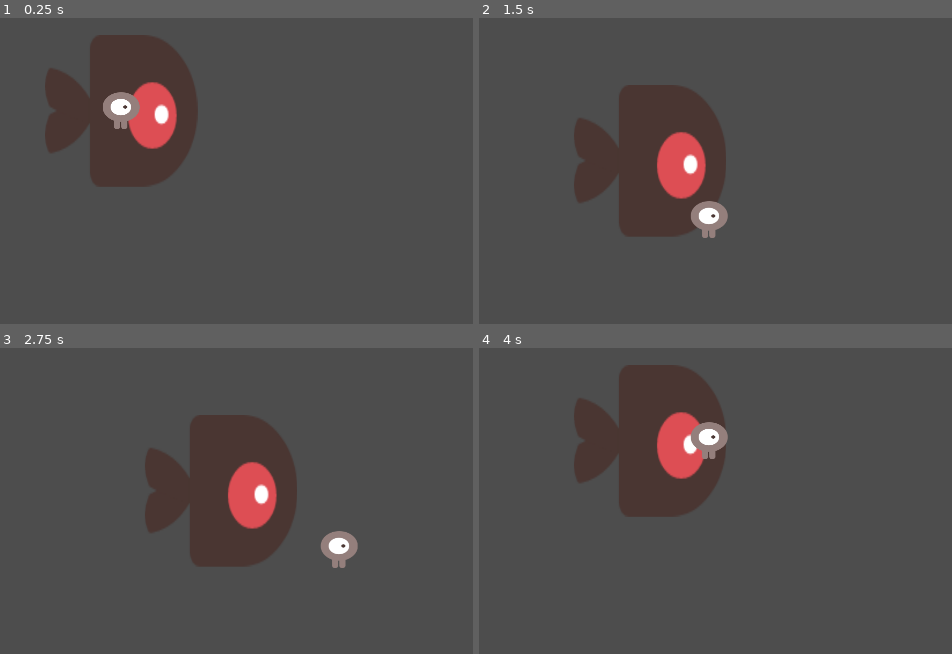
Above: before the commit, frames 1-4 (two rows, left to right).
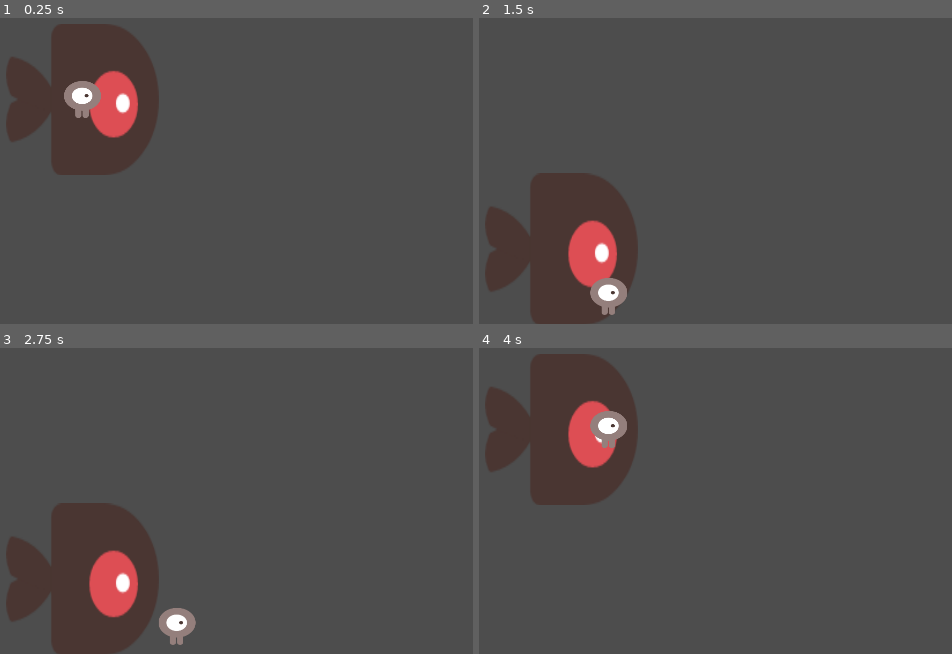
Above: after the commit, the same moments.

Repository: carlbleick/la-calori
Game: Godot game, scene res://Scenes/main.tscn
Same seed, same stepped clock (60 frames per second), same inputs: the game is played once before the commit and once after it.
Inputs:
- Up to frame 1 (0.25 s): no input
- Up to frame 2 (1.5 s): tap Enter at 0.5 s; hold D (right) 0.53-1.28 s; tap Space at 1.25 s; hold S (down) from 1.28 s (still down)
- Up to frame 3 (2.75 s): tap Enter at 2 s; release S (down) at 2.03 s; hold D (right) from 2.03 s (still down)
- Up to frame 4 (4 s): tap Space at 2.75 s; release D (right) at 2.78 s; hold W (up) 2.78-3.53 s; tap Enter at 3.5 s; hold A (left) from 3.53 s (still down)

The runs differ from the first frame. In frame 1, 11% of the frame differs, in the area x 1-42%, y 1-55%; in frame 2, 22%; in frame 3, 24%, in the area x 1-76%, y 21-100%; in frame 4, 19%.

Commit message:
fix lane and tile size

Diff:
--- a/Scenes/Tacocat.gd
+++ b/Scenes/Tacocat.gd
@@ -1,22 +1,29 @@
 extends Area2D
 
+
+var line_size = 360
 var tile_size = 120
 var inputs = {"right": Vector2.RIGHT,
 			"left": Vector2.LEFT,
 			"up": Vector2.UP,
 			"down": Vector2.DOWN}
 @onready var ray = $RayCast2D
-@export var sprite: Sprite2D
-@export var parentNode: Node2D
+@export var taco_truck: Node2D
+@export var taco_truck_sprite: Sprite2D
 
-# Called when the node enters the scene tree for the first time.
+func updateSizes():
+	line_size = get_viewport().get_size().y / 3
+	tile_size = taco_truck_sprite.texture.get_height() / 3
+
+func resize():
+	updateSizes();
+
 func _ready():
-	#tile_size = sprite.texture.get_size() / 2
-	#position = position.snapped(Vector2.ONE * tile_size)
-	#position += Vector2.ONE * tile_size/2
-	print(tile_size)
-	parentNode.position = position.snapped(Vector2.ONE * tile_size)
-	parentNode.position += Vector2.ONE * tile_size/2
+	get_tree().get_root().size_changed.connect(resize)
+	updateSizes();
+	taco_truck.position = taco_truck.position.snapped(Vector2.ONE * line_size)
+	taco_truck.position += Vector2.ONE * line_size/2
+	pass
 
 func _unhandled_input(event):
 	for dir in inputs.keys():
@@ -27,5 +34,6 @@
 	ray.target_position = inputs[dir] * tile_size
 	ray.force_raycast_update()
 	if !ray.is_colliding():
-		position += inputs[dir] * tile_size / 3
-		parentNode.position += inputs[dir] * tile_size
+		position += inputs[dir] * tile_size
+		if dir == "up" || dir == "down":
+			taco_truck.position += inputs[dir] * line_size
--- a/Scenes/Tacocat.tscn
+++ b/Scenes/Tacocat.tscn
@@ -6,9 +6,8 @@
 [sub_resource type="RectangleShape2D" id="RectangleShape2D_0ynmh"]
 size = Vector2(228, 230)
 
-[node name="Tacocat" type="Area2D" node_paths=PackedStringArray("sprite")]
+[node name="Tacocat" type="Area2D"]
 script = ExtResource("1_7fb5l")
-sprite = NodePath("Sprite2D")
 
 [node name="CollisionShape2D" type="CollisionShape2D" parent="."]
 shape = SubResource("RectangleShape2D_0ynmh")
--- /dev/null
+++ b/Scenes/Tacotruck.gd
@@ -0,0 +1,4 @@
+extends Area2D
+
+func _ready():
+	position = get_viewport_rect().size/2
--- a/Scenes/Tacotruck.tscn
+++ b/Scenes/Tacotruck.tscn
@@ -1,5 +1,6 @@
-[gd_scene load_steps=4 format=3 uid="uid://dgauqn0jkrse4"]
+[gd_scene load_steps=5 format=3 uid="uid://dgauqn0jkrse4"]
 
+[ext_resource type="Script" path="res://Scenes/Tacotruck.gd" id="1_4b5r8"]
 [ext_resource type="Texture2D" uid="uid://dewof2qpb043y" path="res://Assets/enemySwimming_1.png" id="1_hrcip"]
 [ext_resource type="PackedScene" uid="uid://4lp775iodovg" path="res://Scenes/Tacocat.tscn" id="2_37co7"]
 
@@ -7,6 +8,7 @@
 size = Vector2(110, 110)
 
 [node name="Tacotruck" type="Area2D"]
+script = ExtResource("1_4b5r8")
 
 [node name="Sprite2D" type="Sprite2D" parent="."]
 position = Vector2(1.90735e-06, -1.90735e-06)
@@ -18,7 +20,7 @@
 
 [node name="AnimationPlayer" type="AnimationPlayer" parent="."]
 
-[node name="Tacocat" parent="." node_paths=PackedStringArray("sprite", "parentNode") instance=ExtResource("2_37co7")]
+[node name="Tacocat" parent="." node_paths=PackedStringArray("taco_truck", "taco_truck_sprite") instance=ExtResource("2_37co7")]
 scale = Vector2(0.11, 0.11)
-sprite = NodePath("../Sprite2D")
-parentNode = NodePath("..")
+taco_truck = NodePath("..")
+taco_truck_sprite = NodePath("../Sprite2D")
--- a/Scenes/main.tscn
+++ b/Scenes/main.tscn
@@ -3,7 +3,6 @@
 [ext_resource type="PackedScene" uid="uid://dgauqn0jkrse4" path="res://Scenes/Tacotruck.tscn" id="2_tgqdk"]
 
 [node name="Node2D" type="Node2D"]
-position = Vector2(993, 507)
 
 [node name="Tacotruck" parent="." instance=ExtResource("2_tgqdk")]
 scale = Vector2(3.55, 3.55)
